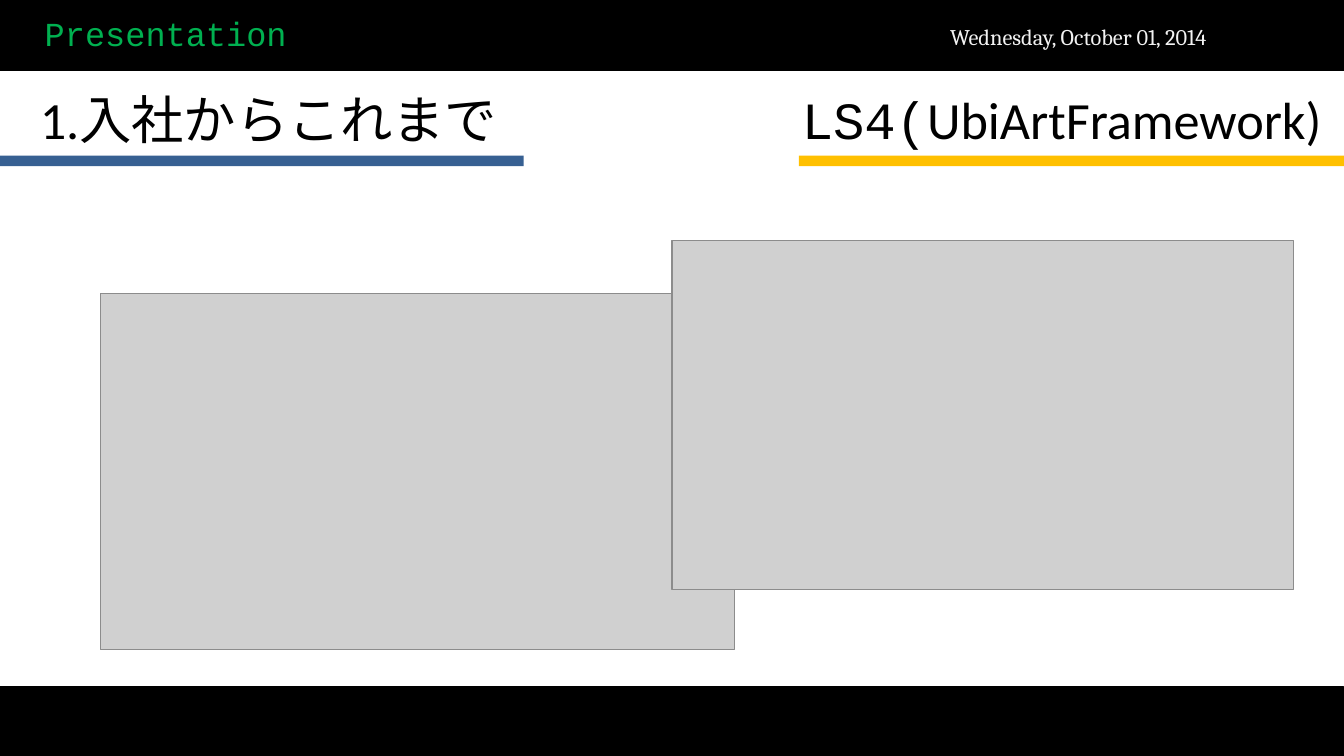
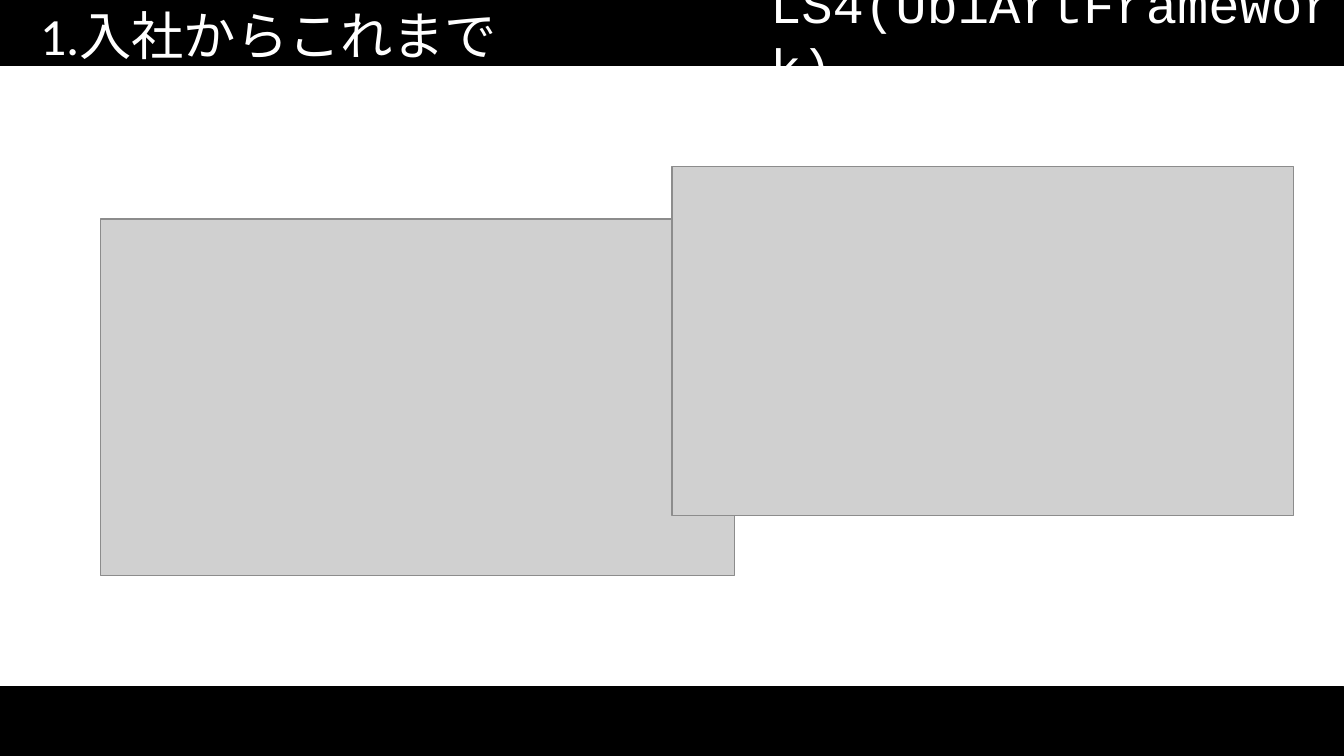
Before and after one commit to scarecrow173/Test, a slide deck: slide 16 of 試用期間終了.pptx (slide 14 before the commit). Drawn at 1344x756 pixels with LibreOffice and Linux fonts; fonts in the diff are those of the drawing; grey boxes stand for pictures; background and template pictures are left out. Boxes give left, top, right and bottom in pixels: in the first picture for what was removed or moved away, otherwise in the second. Text is boxed around its words. In the diff, an @@ line names an element or a change of style, - is before the commit and + after.

```diff
--- a/試用期間終了.pptx
+++ b/試用期間終了.pptx
@@ rectangle: place and size @@
-rectangle at (0,1,1344,69)
+rectangle at (0,0,1344,65)
@@ title "1.入社からこれまで": place and size @@
-title "1.入社からこれまで" at (40,96,497,144)
+title "1.入社からこれまで" at (40,11,497,67)
@@ title "1.入社からこれまで" at (40,11,497,67): text colour #000000 to #FFFFFF @@
@@ text removed at (45,21,287,47) @@
-Presentation
@@ text "LS4(UbiArtFramework)": place and size @@
-text "LS4(UbiArtFramework)" at (802,101,1322,150)
+text "LS4(UbiArtFramework)" at (770,0,1334,34)
@@ text "LS4(UbiArtFramework)" at (770,0,1334,34): font Calibri to Courier New in "LS4(UbiArtFramework)"; text colour #000000 to #FFFFFF @@
@@ text removed at (950,29,1206,50) @@
-Wednesday, October 01, 2014
@@ rectangle removed at (0,156,524,167) @@
@@ picture: place and size @@
-picture at (672,241,1293,590)
+picture at (672,167,1293,516)
@@ rectangle removed at (798,156,1344,167) @@
@@ picture: place and size @@
-picture at (101,293,735,649)
+picture at (101,219,735,575)
```
Also in this commit, not shown: 20 other slides changed, 2 slides added, 11 other files.
